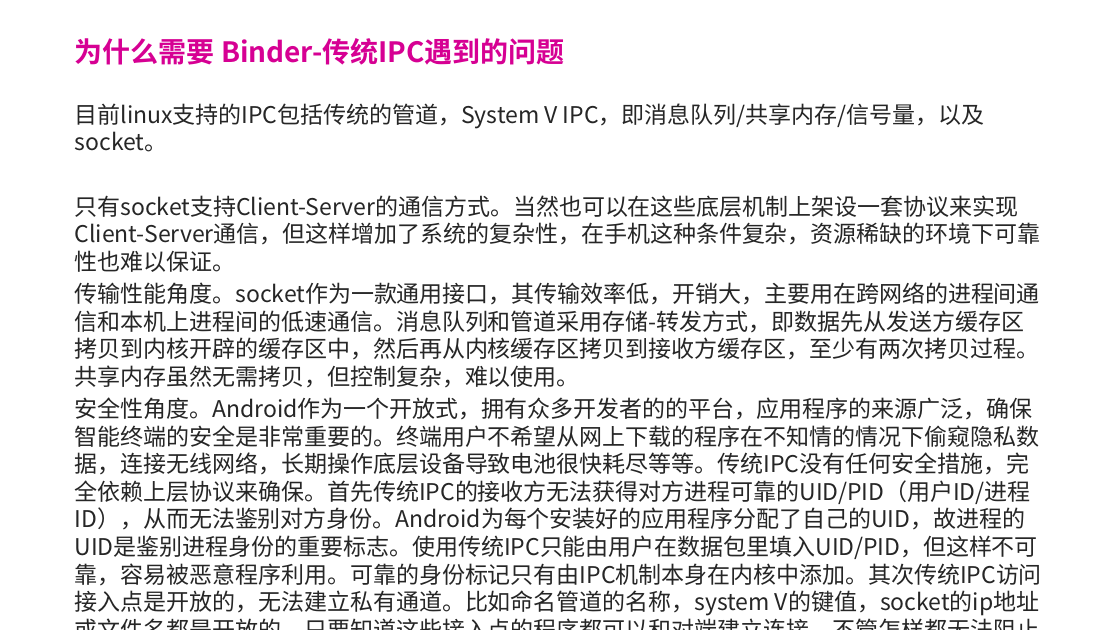
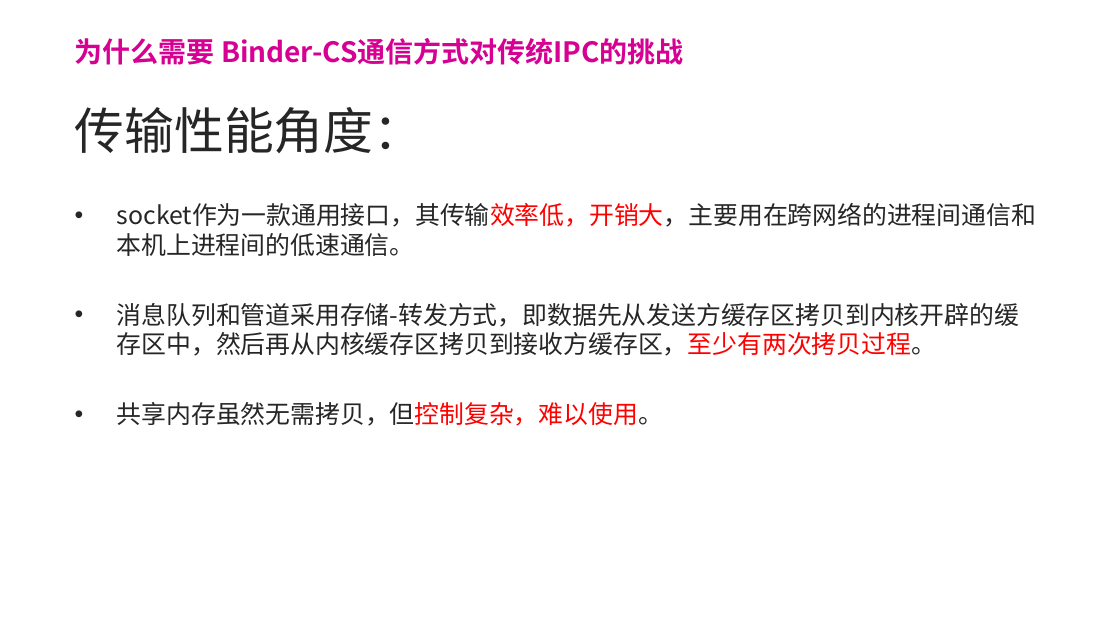
Before and after one commit to forsail/Study, a slide deck: slide 5 of notes/binder/binder简介.pptx. Drawn at 1120x630 pixels with LibreOffice and Linux fonts; fonts in the diff are those of the drawing; background and template pictures are left out. Boxes give left, top, right and bottom in pixels: in the first picture for what was removed or moved away, otherwise in the second. Text is boxed around its words. In the diff, an @@ line names an element or a change of style, - is before the commit and + after.

Commit message:
[binder] 完成why和what部分

```diff
--- a/notes/binder/binder简介.pptx
+++ b/notes/binder/binder简介.pptx
@@ title at (x1=75, y1=38, x2=684, y2=65): text changed @@
-为什么需要 Binder-传统IPC遇到的问题
+为什么需要 Binder-CS通信方式对传统IPC的挑战
@@ text at (x1=75, y1=107, x2=1036, y2=426): text changed; size 14.8 to 16 pt @@
-目前linux支持的IPC包括传统的管道，System V IPC，即消息队列/共享内存/信号量，以及socket。
-只有socket支持Client-Server的通信方式。当然也可以在这些底层机制上架设一套协议来实现Client-Server通信，但这样增加了系统的复杂性，在手机这种条件复杂，资源稀缺的环境下可靠性也难以保证。
-传输性能角度。socket作为一款通用接口，其传输效率低，开销大，主要用在跨网络的进程间通信和本机上进程间的低速通信。消息队列和管道采用存储-转发方式，即数据先从发送方缓存区拷贝到内核开辟的缓存区中，然后再从内核缓存区拷贝到接收方缓存区，至少有两次拷贝过程。共享内存虽然无需拷贝，但控制复杂，难以使用。
-安全性角度。Android作为一个开放式，拥有众多开发者的的平台，应用程序的来源广泛，确保智能终端的安全是非常重要的。终端用户不希望从网上下载的程序在不知情的情况下偷窥隐私数据，连接无线网络，长期操作底层设备导致电池很快耗尽等等。传统IPC没有任何安全措施，完全依赖上层协议来确保。首先传统IPC的接收方无法获得对方进程可靠的UID/PID（用户ID/进程ID），从而无法鉴别对方身份。Android为每个安装好的应用程序分配了自己的UID，故进程的UID是鉴别进程身份的重要标志。使用传统IPC只能由用户在数据包里填入UID/PID，但这样不可靠，容易被恶意程序利用。可靠的身份标记只有由IPC机制本身在内核中添加。其次传统IPC访问接入点是开放的，无法建立私有通道。比如命名管道的名称，system V的键值，socket的ip地址或文件名都是开放的，只要知道这些接入点的程序都可以和对端建立连接，不管怎样都无法阻止恶意程序通过猜测接收方地址获得连接。
+传输性能角度：
+• socket作为一款通用接口，其传输效率低，开销大，主要用在跨网络的进程间通信和本机上进程间的低速通信。
+• 消息队列和管道采用存储-转发方式，即数据先从发送方缓存区拷贝到内核开辟的缓存区中，然后再从内核缓存区拷贝到接收方缓存区，至少有两次拷贝过程。
+• 共享内存虽然无需拷贝，但控制复杂，难以使用。
```
Also in this commit, not shown: 4 other slides changed, 9 slides added.
